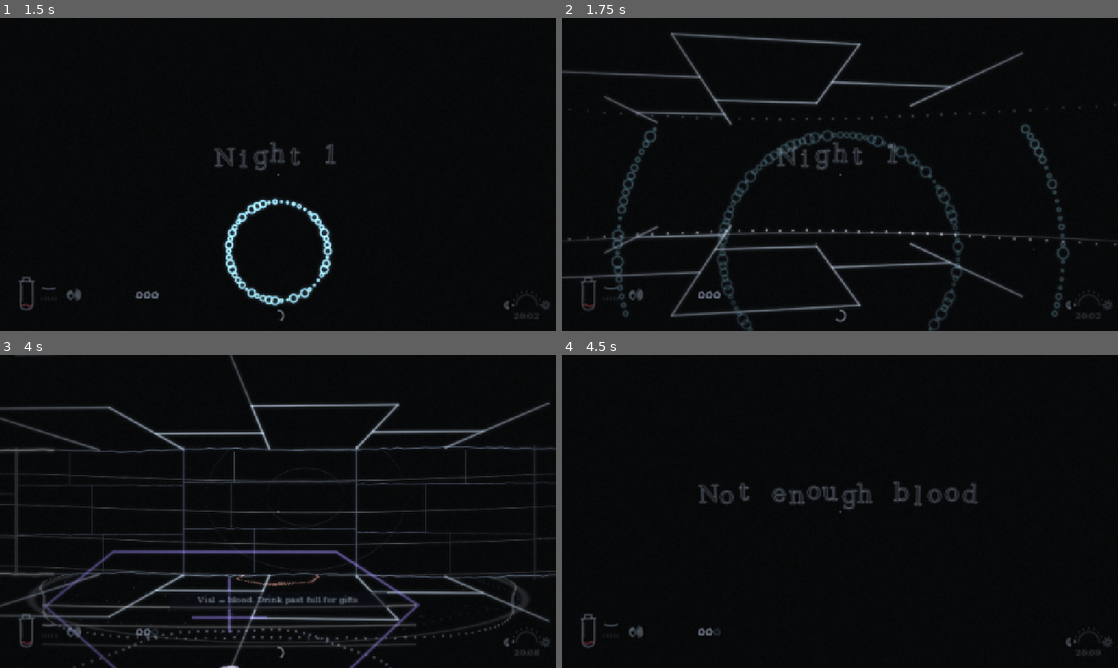
Above: before the commit, frames 1-4 (two rows, left to right).
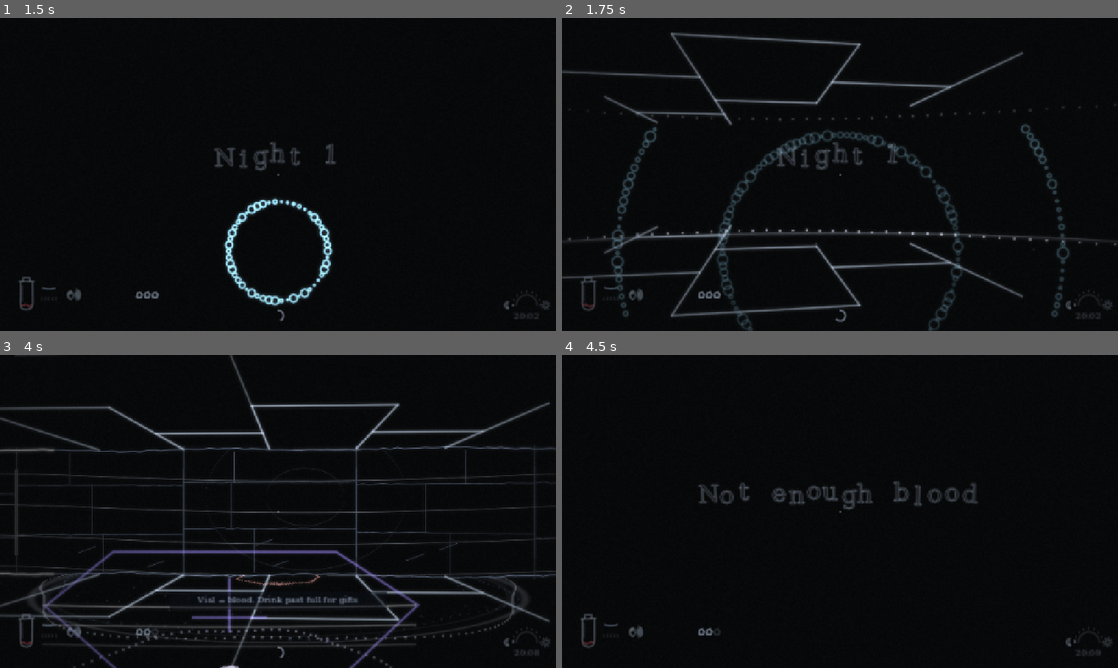
Above: after the commit, the same moments.

Repository: joshfryart/vampires-cant-see
Game: Godot game, scene res://main.tscn
Same seed, same stepped clock (60 frames per second), same inputs: the game is played once before the commit and once after it.
Inputs (mouse positions are in pixels of both pictures, inside the frame that each line leads up to):
- Up to frame 1 (1.5 s): click "New run" at 0.5 s; tap Enter at 1.25 s; move the mouse to (305, 174) at 1.27 s; hold W from 1.28 s (still down); hold R from 1.28 s (still down); click (305, 174) at 1.42 s
- Up to frame 2 (1.75 s): keep holding W; keep holding R; tap Space at 1.52 s
- Up to frame 3 (4 s): keep holding W; tap Space at 1.82, 2.27, 2.57, 3.5, 3.77 s; move the mouse to (250, 511) at 2.02 s; release R at 2.03 s; tap E at 2.1 s; move the mouse to (289, 505) at 2.77 s; tap 1 at 2.85 s; move the mouse to (272, 517) at 3.52 s; tap G at 3.6 s; click (272, 517) at 3.67 s
- Up to frame 4 (4.5 s): keep holding W; tap Space at 4.07 s; move the mouse to (878, 514) at 4.27 s; tap Q at 4.35 s

Frame 1 is identical in both runs. In frame 2, less than 0.1% of the frame differs, in the area x 29-71%, y 68-70%; in frame 3, 0.2%, in the area x 2-83%, y 31-100%; in frame 4, nothing differs.

Commit message:
render parity: wall/floor shaders follow render quality, line boil, material detail, reduced motion and effects level (stone hatch, wood dashes, window glint, line taper, soft front); figure warm-up at boot
Co-Authored-By: Claude Sonnet 5.5 <noreply@anthropic.com>

Diff:
--- a/project/game/game.gd
+++ b/project/game/game.gd
@@ -216,6 +216,7 @@
 	sonar = Sonar.create()
 	apply_config()
 	enter_map(start_name, sp["x"], sp["y"], sp["angle"], "")
+	EchoLayer.warm_up()  # builds the volumetric figure caches now instead of on the first villager frame
 	if scenario_name != "":
 		var script: GDScript = load("res://tests/scenarios/%s.gd" % scenario_name)
 		scenario = script.new()
@@ -1744,6 +1745,43 @@
 	hud_view.render_frame(self)
 	_sync_postfx()
 	wall_mat.set_shader_parameter("focal_px", 320.0 / tan(fov_now() / 2.0))
+	_sync_quality_uniforms()
+
+
+## Quality / effects / motion settings for the wall and floor shaders (render.js r.quality, airOn, boilOn, fx). Cached: only changes are pushed.
+var _shader_cache: Dictionary = {}
+
+
+func _sync_quality_uniforms() -> void:
+	var st: Dictionary = echo_view.shader_state()
+	var q: int = int(st["quality"])
+	var rm: float = 1.0 if reduced else 0.0
+	var boil: float = 1.0 if (cfg["lineBoil"] == true and not reduced and q >= 2) else 0.0
+	var air: float = 1.0 if st["mat_detail"] else 0.0
+	var fxv: float = float(st["fx"])
+	_push_uniform(wall_mat, "boil_on", boil)
+	_push_uniform(wall_mat, "mat_detail", air)
+	_push_uniform(wall_mat, "vib_on", 1.0 if st["vib_on"] else 0.0)
+	_push_uniform(wall_mat, "arc_trail", int(st["arc_trail"]))
+	_push_uniform(wall_mat, "halo", 1.0 if st["halo"] else 0.0)
+	_push_uniform(wall_mat, "reduced_motion", rm)
+	_push_uniform(wall_mat, "fx", fxv)
+	_push_uniform(wall_mat, "fx_taper", 1.0 if st["fx_taper"] else 0.0)
+	_push_uniform(wall_mat, "quality", float(q))
+	for m in [floor_mat, ceil_mat]:
+		_push_uniform(m, "reduced_motion", rm)
+		_push_uniform(m, "boil_on", boil)
+		_push_uniform(m, "quality", float(q))
+		_push_uniform(m, "fx", fxv)
+		_push_uniform(m, "mat_detail", air)
+
+
+func _push_uniform(m: ShaderMaterial, key: String, v: Variant) -> void:
+	var ck: String = "%d/%s" % [m.get_instance_id(), key]
+	if _shader_cache.has(ck) and _shader_cache[ck] == v:
+		return
+	_shader_cache[ck] = v
+	m.set_shader_parameter(key, v)
 
 
 ## Push the settings into the running game (js applyConfig): volume, sonar, feeding, motion, text and effects.
--- a/project/render/shaders/sonar_floor.gdshader
+++ b/project/render/shaders/sonar_floor.gdshader
@@ -14,6 +14,11 @@
 uniform bool is_ceiling = false;
 uniform bool player_indoor = true;
 uniform float wscale = 1.0;
+uniform float reduced_motion = 0.0; // 1 = reduce motion: weak-ping flicker becomes a static dim
+uniform float boil_on = 1.0;        // line boil (config on, not reduced, quality >= 2): dot jitter
+uniform float quality = 3.0;        // render quality 0..3 (js r.quality)
+uniform float fx = 2.0;             // effects level after the governor cap (0..2)
+uniform float mat_detail = 1.0;     // js airOn: material-shaped stipple behind the front arc
 
 varying vec3 wpos;
 
@@ -82,11 +87,12 @@
 
 		// ---- footstep rings (kind 1 step, 2 personStep) ----
 		if (kind > 0.5 && kind < 2.5) {
-			if (is_ceiling || age < 0.0 || age >= fade) {
+			if (is_ceiling || age < 0.0 || age >= fade || quality < 0.5) {
 				continue;
 			}
 			bool own = kind > 1.5;
-			int nrk = own ? 2 : 3;
+			int nr = quality >= 1.5 ? 3 : 2;
+			int nrk = own ? min(nr, 2) : nr;
 			vec2 q = d;
 			float rho = dh;
 			float th = a;
@@ -136,13 +142,16 @@
 			continue;
 		}
 		bool bounce = gen > 0.5;
+		if (gen > 1.5 && quality < 2.5) {
+			continue; // second-generation bounces only at quality 3
+		}
 		int ai = ray_idx(a, n);
 		vec2 vb = texelFetch(vis_tex, ivec2(ai, i), 0).rg;
-		float wkw = 1.0 - 0.3 * min(1.0, weak) * (0.5 + 0.5 * sin(t * 15.0 + float(i)));
+		float wkw = reduced_motion > 0.5 ? 0.7 : 1.0 - 0.3 * min(1.0, weak) * (0.5 + 0.5 * sin(t * 15.0 + float(i)));
 
 		// ---- dotted pulse ring (floor; ceiling gets the 0.4 pass indoors) ----
 		bool ceil_ok = r0.z >= 0.3;
-		bool ring_here = !is_ceiling || (player_indoor && !bounce && ceil_ok);
+		bool ring_here = !is_ceiling || (quality >= 1.5 && player_indoor && !bounce && ceil_ok);
 		if (ring_here && abs(dh - rr) < rr * 0.06 + 4.0 * wpp) {
 			float alpha = 0.85 * (1.0 - rr / rng) * min(1.0, str * 1.3);
 			float dotk = bounce ? 0.7 : 1.0;
@@ -176,7 +185,7 @@
 				}
 				if (ok) {
 					float jit = hash01(int(s) + i * 17, int(t * 10.0) % 4) - 0.5;
-					vec2 cp = to_px(VIEW_MATRIX, PROJECTION_MATRIX, vec3(c.x, wpos.y, c.y), vps) + vec2(jit, -jit) * wscale;
+					vec2 cp = to_px(VIEW_MATRIX, PROJECTION_MATRIX, vec3(c.x, wpos.y, c.y), vps) + vec2(jit, -jit) * wscale * boil_on;
 					float hd = 1.1 * wscale * dk;
 					vec2 dd = abs(cp - fp);
 					if (dd.x <= hd + 0.5 && dd.y <= hd + 0.5) {
@@ -188,7 +197,7 @@
 		}
 
 		// ---- thin floor front arc and the stipple behind it (floor only, primary pulses only) ----
-		if (!is_ceiling && !bounce && r0.z <= 0.7 && rr >= 0.3) {
+		if (!is_ceiling && quality >= 1.5 && !bounce && r0.z <= 0.7 && rr >= 0.3) {
 			float fa = 0.5 * (1.0 - rr / rng) * min(1.0, str * 1.3) * (fade > 0.0 ? max(0.0, 1.0 - age / (fade * 2.0)) : 1.0);
 			if (weak > 0.0) {
 				fa *= wkw;
@@ -199,14 +208,27 @@
 				if (cov > 0.0) {
 					outc += vec3(0.91, 0.95, 1.0) * fa * cov;
 				}
+				// soft gradient front (fx >= 1): two fainter arcs trailing behind, static offsets (render.js drawFloorFront)
+				if (fx >= 0.5) {
+					for (int sq = 0; sq < 2; sq++) {
+						float Rq = rr - 0.06 * float(sq + 1);
+						if (Rq < 0.3) {
+							break;
+						}
+						float covq = clamp(1.5 * 0.5 + 0.5 - abs(dh - Rq) / wpp, 0.0, 1.0);
+						outc += vec3(0.91, 0.95, 1.0) * fa * (sq == 0 ? 0.45 : 0.2) * covq;
+					}
+				}
+				bool air = mat_detail > 0.5 && quality >= 1.5;
 				float rough = clamp(r4.x, 0.0, 1.0);
-				float span = 0.25 + 0.5 * rough;
+				float span = air ? 0.25 + 0.5 * rough : 0.5;
 				float back_f = (rr - dh) / rr;
 				if (back_f > 0.04 && back_f < 0.07 + span) {
 					int seed = int(floor(r0.w * 1000.0 + 0.5)) + i * 7919;
-					int nd = int(min(80.0, floor(40.0 * (0.5 + 1.5 * rough) + 0.5)));
-					float dw = r4.y > 1.5 ? 2.0 : 1.0;
-					float dhh = r4.y > 0.5 && r4.y < 1.5 ? 2.0 : 1.0;
+					float nd_base = quality >= 2.5 ? 40.0 : 20.0;
+					int nd = air ? int(min(80.0, floor(nd_base * (0.5 + 1.5 * rough) + 0.5))) : int(nd_base);
+					float dw = air && r4.y > 1.5 ? 2.0 : 1.0;
+					float dhh = air && r4.y > 0.5 && r4.y < 1.5 ? 2.0 : 1.0;
 					for (int di = 0; di < 80; di++) {
 						if (di >= nd) {
 							break;
@@ -235,7 +257,7 @@
 	}
 
 	// ---- secondary echo rings (floor only): wavy dotted circles ----
-	if (!is_ceiling) {
+	if (!is_ceiling && quality >= 1.5) {
 		for (int k = 0; k < 16; k++) {
 			if (k >= ring_count) {
 				break;
@@ -257,6 +279,10 @@
 			float rw = R * (1.0 + 0.05 * sin(6.0 * ths + t * 1.6 + g1.y));
 			vec2 c = g0.xy + vec2(cos(ths), sin(ths)) * rw;
 			vec2 cp = to_px(VIEW_MATRIX, PROJECTION_MATRIX, vec3(c.x, wpos.y, c.y), vps);
+			if (boil_on > 0.5) {
+				int bf = int(t * 10.0) % 4;
+				cp += vec2(hash01(int(s) + k * 11, bf) - 0.5, hash01(int(s) + k * 11 + 4096, bf) - 0.5) * wscale;
+			}
 			vec2 dd = abs(cp - fp);
 			float hd = 1.0 * wscale;
 			if (dd.x <= hd + 0.5 && dd.y <= hd + 0.5) {
--- a/project/render/shaders/sonar_wall.gdshader
+++ b/project/render/shaders/sonar_wall.gdshader
@@ -22,6 +22,9 @@
 uniform int arc_trail = 4;         // wall water-ripple arcs per pulse (render quality 3: 4, quality 2: 2, 0 = off)
 uniform float vib_on = 1.0;        // struck-surface vibration lines (render.js drawWallVibe)
 uniform float reduced_motion = 0.0;
+uniform float fx = 2.0;            // effects level after the governor cap (0..2)
+uniform float fx_taper = 1.0;      // fx == 2 and quality >= 3: vertical lines thin out toward their ends
+uniform float quality = 3.0;       // render quality 0..3
 
 const float DOOR_GAIN = 1.35;
 const vec3 COL_WOOD_DOOR = vec3(1.0, 0.8863, 0.7686);
@@ -168,8 +171,12 @@
 			float a = line_alpha(bv, depth) * strength;
 			a = min(1.0, a + 0.5 * flash * strength);
 			vec3 col = flash > 0.0 ? vec3(1.0) : bucket_col(bv);
-			float d = side_u / fwx - w_wall * 0.5;
-			put(outc, col, a, tent(d, w_wall), tent(d, w_wall * 3.4));
+			float wv = w_wall;
+			if (fx_taper > 0.5 && (vt < 0.15 || vt > 0.85)) {
+				wv = line_px_thin; // JS vert(): outer 30% of each half goes to the thin width class
+			}
+			float d = side_u / fwx - wv * 0.5;
+			put(outc, col, a, tent(d, wv), tent(d, wv * 3.4));
 		}
 
 		if (vt >= 0.0 && vt <= 1.0) {
@@ -190,6 +197,16 @@
 						float l1 = mix(v1 + w1, v1 + 0.015 * (cell_hash(cell.x, cell.y, 5) - 0.5) - w1, u);
 						float l2 = mix(v2, v2 + 0.02 * (cell_hash(cell.x, cell.y, 6) - 0.5) + w1, u);
 						cov = max(tent((vt - l1) / fwy, wd), tent((vt - l2) / fwy, wd));
+						if (fx >= 0.5) {
+							// texture: two short slanted hatch strokes per block, low in the block (render.js drawMat, fx >= 1)
+							for (int hk = 0; hk < 2; hk++) {
+								float hu = 0.1 + 0.7 * cell_hash(cell.x, cell.y, 9 + hk);
+								if (u >= hu && u <= hu + 0.1) {
+									float hv = 0.7 + 0.12 * float(hk) + 0.08 * cell_hash(cell.x, cell.y, 11 + hk);
+									cov = max(cov, tent((vt - (hv + 0.5 * (u - hu))) / fwy, wd));
+								}
+							}
+						}
 						float j0 = 0.2 + 0.6 * cell_hash(cell.x, cell.y, 3);
 						float j1 = 0.2 + 0.6 * cell_hash(cell.x, cell.y, 4);
 						float j2 = 0.2 + 0.6 * cell_hash(cell.x, cell.y, 7);
@@ -213,7 +230,12 @@
 						}
 					} else if (code == 87) { // wood: grain squiggles
 						float ph = cell_hash(cell.x, cell.y, 8) * 6.0;
+						// texture: grain drawn as dashes, skipped on every other column pair (render.js drawMat)
+						bool dash_gap = fx >= 0.5 && (int(floor((col_i + 1.0) * 0.5)) & 1) != 0;
 						for (int k = 0; k < 3; k++) {
+							if (dash_gap) {
+								break;
+							}
 							float lv = 0.2 + float(k) * 0.3 + 0.03 * sin(along * 11.0 + ph + float(k) * 2.1);
 							cov = max(cov, tent((vt - lv) / fwy, wd));
 						}
@@ -233,7 +255,7 @@
 
 			// ---- doors and gates ----
 			if (is_door && b > 0.12 && bd >= 0.08) {
-				float pm = (age >= 0.0 && age < 0.4) ? 1.0 + 0.5 * sin(PI * age / 0.4) : 1.0;
+				float pm = (reduced_motion < 0.5 && age >= 0.0 && age < 0.4) ? 1.0 + 0.5 * sin(PI * age / 0.4) : 1.0;
 				vec3 col = is_gate ? COL_GATE : COL_WOOD_DOOR;
 				float f = pm * DOOR_GAIN;
 				float d_ = DOOR_GAIN;
@@ -316,7 +338,7 @@
 				bool lit = lit_v > 0.0;
 				if (b > 0.12 && bd >= 0.08) {
 					vec3 col = lit ? COL_WIN_LIT : COL_WIN_DARK;
-					float pm = (age >= 0.0 && age < 0.4) ? 1.0 + 0.4 * sin(PI * age / 0.4) : 1.0;
+					float pm = (reduced_motion < 0.5 && age >= 0.0 && age < 0.4) ? 1.0 + 0.4 * sin(PI * age / 0.4) : 1.0;
 					float G = 1.25 * pm;
 					float bow = (u - 0.5) * 0.05;
 					float a_line = line_alpha(bd, depth);
@@ -344,6 +366,20 @@
 						if (u >= 0.22 && u <= 0.32) {
 							float dl2 = (vt - (0.32 + (u - 0.22) * 1.3)) / fwy / sqrt(1.0 + 1.69);
 							put(outc, col, min(1.0, a_line * G), tent(dl2, line_px_thin), 0.0);
+						}
+					}
+				}
+				// one seeded glint per window: two crossed strokes that fade once with the afterglow (fx 2, quality >= 2; render.js drawWindow)
+				if (fx > 1.5 && quality >= 1.5 && age >= 0.0) {
+					float ga = 0.3 * glow(age, glow_dur(L.w)) * min(1.0, line_alpha(b, depth) * 2.0);
+					if (ga >= 0.04) {
+						float gu = 0.2 + 0.6 * cell_hash(cell.x, cell.y, 11);
+						float gv = 0.2 + 0.5 * cell_hash(cell.x, cell.y, 12);
+						float gx = (u - gu) / fwx;
+						float gy = (vt - gv) / fwy;
+						if (abs(gx) <= 1.5 && abs(gy) <= 1.5) {
+							float gd = min(abs(gx - gy), abs(gx + gy)) * 0.7071;
+							put(outc, (lit ? COL_WIN_LIT : COL_WIN_DARK), min(0.25, ga), tent(gd, line_px_thin), 0.0);
 						}
 					}
 				}
--- /dev/null
+++ b/project/tests/scenarios/quality_modes.gd
@@ -0,0 +1,51 @@
+extends RefCounted
+## Scenario: facing a window wall in the town with a chosen render quality / reduced motion / effects level, to compare the shaders.
+## Extra user args: --qmode=high|low|q2|q0|reduced (default high), --qfx=0|1|2 (default 2), --qwindow (face a window wall instead of the street)
+## Use: godot --path project --rendering-driver opengl3 --write-movie <abs dir>\f.png --fixed-fps 60 --quit-after 120 -- --scenario=quality_modes --qmode=low
+
+
+func setup(g: Node) -> void:
+	var mode := "high"
+	var fxl := 2
+	var window := false
+	for a in OS.get_cmdline_user_args():
+		if a == "--qwindow":
+			window = true
+		if a.begins_with("--qmode="):
+			mode = a.substr(8)
+		elif a.begins_with("--qfx="):
+			fxl = int(a.substr(6))
+	g.cfg["effects"] = fxl
+	match mode:
+		"low":
+			g.echo_view.gov.enabled = false
+			g.echo_view.gov.quality = 1
+			g.echo_view.gov.mat_detail = false
+		"q2":
+			g.echo_view.gov.enabled = false
+			g.echo_view.gov.quality = 2
+		"q0":
+			g.echo_view.gov.enabled = false
+			g.echo_view.gov.quality = 0
+		"reduced":
+			g.cfg["reduceMotion"] = true
+	g.apply_config()
+	g.debug_map("town")
+	var w: World = g.world
+	if not window:
+		for y in w.height:
+			for x in w.width:
+				if w.tile_at(x + 0.5, y + 0.5) == "g" and w.tile_at(x + 1.5, y + 0.5) == "g" and w.kind_at(x + 0.5, y + 0.5) == "outdoor":
+					g.player.place(x + 0.5, y + 0.5, 0.0)
+					return
+	for y in w.height:
+		for x in w.width:
+			if w.tile_at(x + 1.5, y + 0.5) == "w" and not w.is_solid(x + 0.5, y + 0.5):
+				g.player.place(x + 0.5, y + 0.5, 0.0)
+				return
+
+
+func step(g: Node, _delta: float) -> Dictionary:
+	if g.frame_no == 20 or g.frame_no == 70:
+		g.ping_clicks += 1
+	return {}
Not shown, changed: project/render/shaders/sonar_common.gdshaderinc
